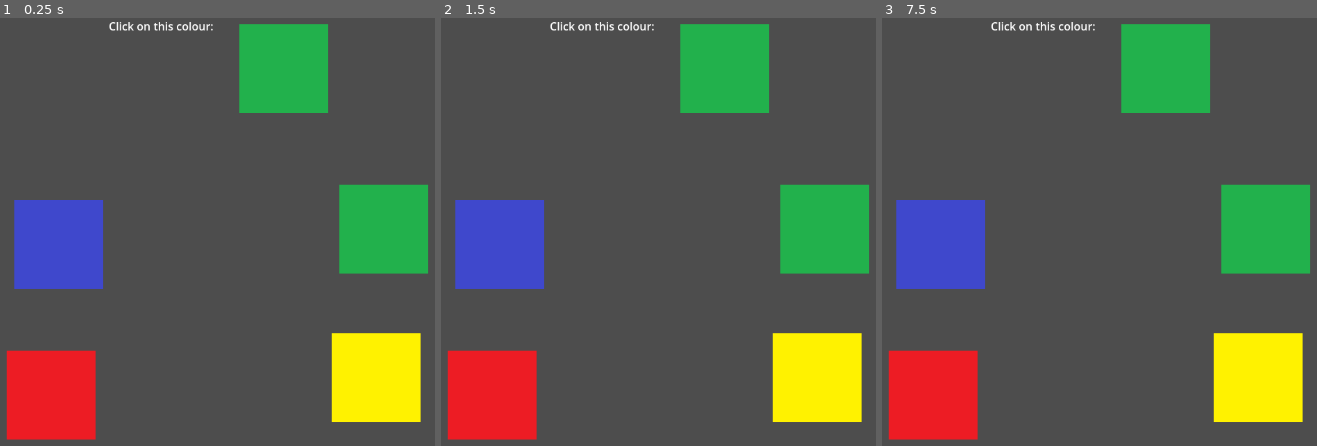
Above: before the commit, frames 1-3 (left to right).
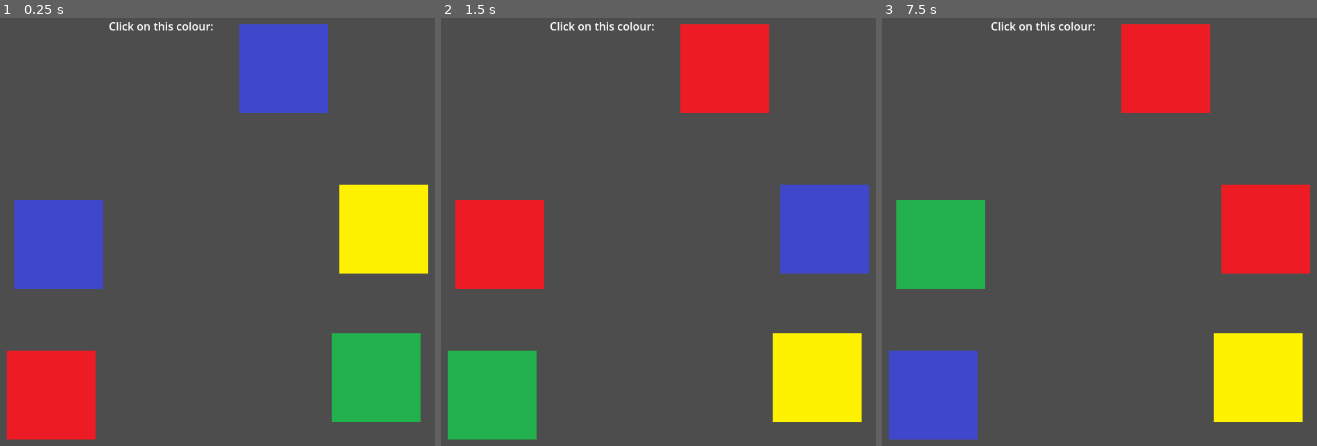
Above: after the commit, the same moments.

Repository: kwrightsk/game-jam-january-2026
Game: Godot game, scene res://Scenes/colour_picker.tscn
Same seed, same stepped clock (60 frames per second), same inputs: the game is played once before the commit and once after it. This scene is started directly instead of the project's main scene.
Inputs (mouse positions are in pixels of both pictures, inside the frame that each line leads up to):
- Up to frame 1 (0.25 s): no input
- Up to frame 2 (1.5 s): tap Enter at 0.5 s; move the mouse to (501, 244) at 0.52 s; press the mouse at (501, 244) at 0.53 s; tap Space at 1.25 s; move the mouse to (823, 227) at 1.27 s; release the mouse at (823, 227) at 1.28 s; click (823, 227) at 1.35 s
- Up to frame 3 (7.5 s): tap Enter at 2, 3.5 s; move the mouse to (934, 394) at 2.02 s; press the mouse at (934, 394) at 2.03 s; tap Space at 2.75, 4.25 s; move the mouse to (1256, 377) at 2.77 s; release the mouse at (1256, 377) at 2.78 s; click (1256, 377) at 2.85 s; move the mouse to (1164, 69) at 3.52 s; press the mouse at (1164, 69) at 3.53 s; move the mouse to (outside the picture) at 4.27 s; release the mouse at (outside the picture) at 4.28 s; click (outside the picture) at 4.35 s; move the mouse to (1151, 244) at 5.02 s; press the mouse at (1151, 244) at 5.03 s; move the mouse to (995, 129) at 5.77 s; release the mouse at (995, 129) at 5.78 s; click (995, 129) at 5.85 s; move the mouse to (1290, 219) at 6.52 s; press the mouse at (1290, 219) at 6.53 s; move the mouse to (951, 266) at 7.27 s; release the mouse at (951, 266) at 7.28 s; click (951, 266) at 7.35 s

The runs differ from the first frame. In frame 1, 13% of the frame differs, in the area x 54-99%, y 1-95%; in frame 2, 17%, in the area x 1-99%, y 1-99%; in frame 3, 17%.

Commit message:
mergehell nodepath

Diff:
--- a/Scenes/colour_picker.tscn
+++ b/Scenes/colour_picker.tscn
@@ -1,10 +1,11 @@
 [gd_scene load_steps=3 format=3 uid="uid://kdkv3jlo2bps"]
 
 [ext_resource type="Script" path="res://scripts/colour_picker.gd" id="1_lwy5u"]
-[ext_resource type="PackedScene" path="res://Scenes/interactable_colour.tscn" id="2_cqqjx"]
+[ext_resource type="PackedScene" uid="uid://vgim6n6jyc0v" path="res://Scenes/interactable_colour.tscn" id="2_cqqjx"]
 
 [node name="colourPicker" type="Node"]
 script = ExtResource("1_lwy5u")
+click_me_path = NodePath("clickMe")
 
 [node name="Label" type="Label" parent="."]
 offset_left = 400.0
--- a/scripts/colour_picker.gd
+++ b/scripts/colour_picker.gd
@@ -4,9 +4,15 @@
 var matched = false
 var selected_colour
 
+@export var click_me_path: NodePath
+@onready var click_me = get_node(click_me_path)
+
+var redo = preload("res://Scenes/colour_picker.tscn")
+
 # Called when the node enters the scene tree for the first time.
 func _ready() -> void:
-	selected_colour = $clickMe.get_Colour()
+	click_me.set_Colour(colours.pick_random())
+	selected_colour = click_me.get_Colour()
 	# print(selected_colour)
 	rand_colours()
 
@@ -22,20 +28,23 @@
 
 func rand_colours():
 	var children = $clickables.get_children()
-	# Assign random colours
-	for c in children:
-		c.set_Colour(colours[randi_range(0,3)])
-		c.clickable = true
 
-	# Force one clickable to match
-	var chosen = children.pick_random()
-	chosen.set_Colour(selected_colour)
-	#matched = true
+	# Make a shuffled copy of the colours
+	var shuffled_colours = colours.duplicate()
+	shuffled_colours.shuffle()
+
+	# Assign one colour per clickable
+	for i in children.size():
+		children[i].set_Colour(shuffled_colours[i])
+		children[i].clickable = true
+
 
 
 func _on_colour_clicked(colour):
 	print("User clicked:", colour)
 	if colour == selected_colour:
 		print("Correct!")
+		get_tree().reload_current_scene()
+
 	else:
 		print("Wrong!")
Not shown: 1 places in Scenes/interactable_colour.tscn that only renumber resources
Not shown: 1 places in Scenes/main_level.tscn that only renumber resources
Not shown: 1 places in game-over-screen.tscn that only renumber resources
Not shown: 1 places in rootMainScene.tscn that only renumber resources
Not shown: 1 places in title_screen.tscn that only renumber resources
